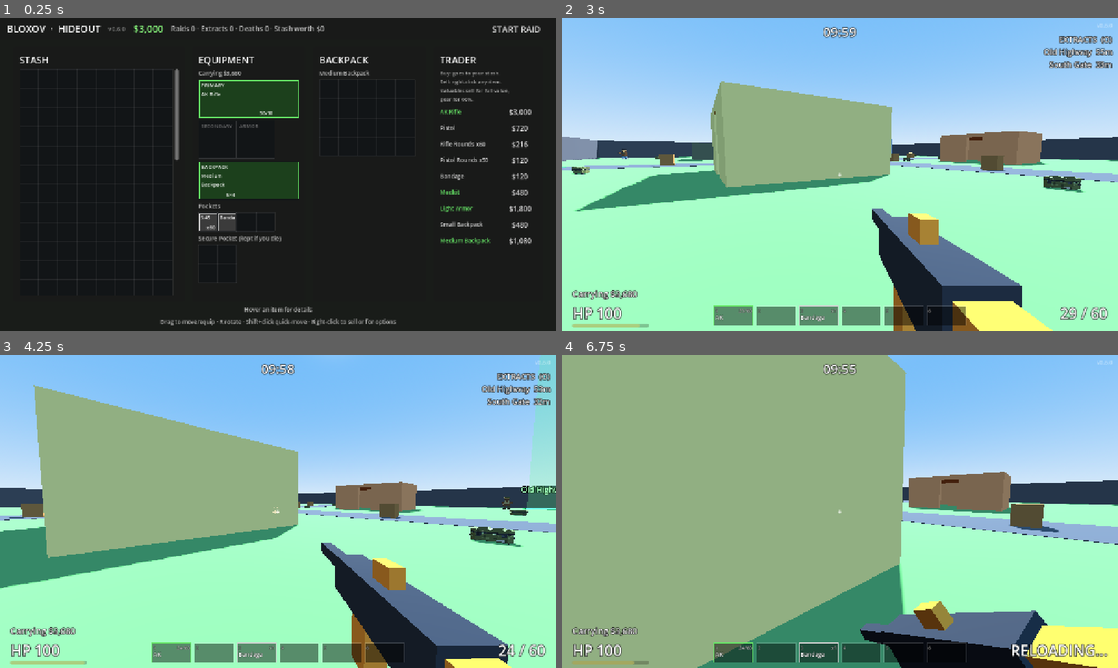
Above: before the commit, frames 1-4 (two rows, left to right).
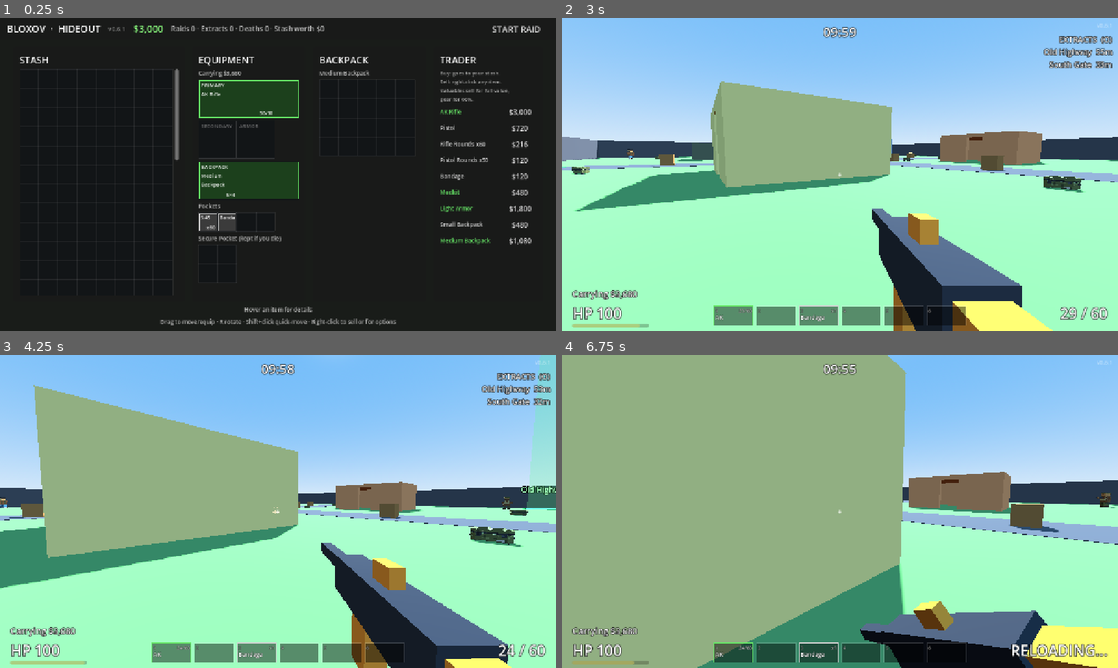
Above: after the commit, the same moments.

Repository: TavishHanda/Bloxov
Game: Godot game, scene res://scenes/hideout.tscn
Two runs of this game, one before a commit and one after it. Both use one fixed random seed, a clock stepped at 60 frames per second and the inputs below. Sound files missing from this copy of the repository are replaced by a short silence.
Inputs (mouse positions are in pixels of both pictures, inside the frame that each line leads up to):
- Up to frame 1 (0.25 s): no input
- Up to frame 2 (3 s): click "START RAID" at 0.5 s; click "PLAY" at 1.25 s; tap Enter at 2 s; move the mouse to (867, 174) at 2.02 s; hold Right mouse button (aim) 2.03-2.78 s; hold W (move_forward) from 2.03 s (still down); click (867, 174) at 2.17 s; tap Space (jump) at 2.27 s; tap C (crouch) at 2.3, 2.85 s; move the mouse to (812, 174) at 2.77 s
- Up to frame 3 (4.25 s): keep holding W (move_forward); tap Space (jump) at 3.02 s; click (250, 511) at 3.05 s; move the mouse to (289, 505) at 3.52 s; press the mouse at (289, 505) at 3.53 s; tap Shift (sprint) at 3.8 s
- Up to frame 4 (6.75 s): keep holding W (move_forward); move the mouse to (834, 517) at 4.27 s; release the mouse at (834, 517) at 4.28 s; tap Shift (sprint) at 4.35 s; click (834, 517) at 4.42 s; tap Space (jump) at 4.52, 5.27, 6.02 s; right-click (834, 517) at 4.55 s; move the mouse to (878, 514) at 5.02 s; hold Right mouse button (aim) 5.03-5.78 s; tap C (crouch) at 5.3, 5.85 s; tap R (reload) at 5.65 s; move the mouse to (795, 508) at 5.77 s; click (795, 508) at 6.05 s; move the mouse to (845, 511) at 6.52 s; hold O (extracts) from 6.53 s (still down); click (845, 511) at 6.67 s

The runs differ from the first frame. In frame 1, less than 0.1% of the frame differs, in the area x 22-23%, y 2-5%; in frame 2, less than 0.1%; in frame 3, less than 0.1%; in frame 4, less than 0.1%, in the area x 96-100%, y 1-49%.

Commit message:
v0.6.1: gradual scav spotting, near misses alert out-of-earshot scavs, re-spot after losing you, calmer wandering
Owner feedback on 0.6.0. Verified locally: smoke test passed 5 runs (new spotting section), main scene clean.

Claude-Session: https://claude.ai/code/session_01UD2sjGi5qVVaB7czBfXX2M

Diff:
--- a/project.godot
+++ b/project.godot
@@ -12,7 +12,7 @@
 
 config/name="Bloxov"
 config/description="Blocky voxel extraction shooter."
-config/version="0.6.0"
+config/version="0.6.1"
 run/main_scene="res://scenes/hideout.tscn"
 config/features=PackedStringArray("4.5", "GL Compatibility")
 
--- a/scripts/gun.gd
+++ b/scripts/gun.gd
@@ -317,6 +317,7 @@
 		end = result.position
 		_handle_hit(result)
 
+	_warn_near_misses(from, end, result.get("collider"))
 	Effects.tracer(world, muzzle.global_position, end)
 	Effects.sound(world, SHOT_SOUND, -4.0)
 	_flash_left = 0.045
@@ -333,6 +334,18 @@
 	player.add_kick(kick.x * recoil_kick_fraction, 0.0)
 	player.add_shake(shake)
 	get_tree().call_group("enemies", "hear_noise", player.global_position, noise_radius)
+
+
+## Enemies a bullet passed close to notice it, even if they're too far away to hear the shot.
+func _warn_near_misses(from: Vector3, end: Vector3, hit: Variant) -> void:
+	for enemy in get_tree().get_nodes_in_group("enemies"):
+		if enemy == hit or not (enemy is Scav):
+			continue
+		var scav := enemy as Scav
+		var chest := scav.global_position + Vector3(0, 1.2, 0)
+		var closest := Geometry3D.get_closest_point_to_segment(chest, from, end)
+		if closest.distance_to(chest) <= scav.near_miss_radius:
+			scav.notice_near_miss(player.global_position)
 
 
 func start_reload() -> void:
--- a/scripts/scav.gd
+++ b/scripts/scav.gd
@@ -23,6 +23,22 @@
 @export var view_angle_deg := 180.0
 ## Chasing a player it can't see: gives up on the last-seen spot after this long and starts searching.
 @export var give_up_time := 6.0
+
+@export_group("Spotting")
+## Seconds a scav needs you in view before it notices you: quick up close, slow far away.
+@export var spot_time_near := 0.25
+@export var spot_time_far := 1.8
+## Crouching or standing still makes you slower to notice; sprinting faster (multipliers on spot time).
+@export var spot_crouch_mult := 1.6
+@export var spot_still_mult := 1.4
+@export var spot_sprint_mult := 0.6
+## Already suspicious (investigating/searching) or re-finding someone it was fighting: notices faster.
+@export var spot_suspicious_mult := 0.6
+@export var spot_reacquire_mult := 0.4
+## After losing sight this briefly, it still keeps tracking you (it was just looking at you).
+@export var reacquire_grace := 0.3
+## A bullet passing this close (meters) gets its attention, even if it's too far to hear the shot.
+@export var near_miss_radius := 2.5
 
 @export_group("Hearing")
 ## How far off a heard sound's spot can be (meters): it investigates *roughly* where the sound came from.
@@ -79,6 +95,8 @@
 ## Where the target was last seen (or where a hit came from), and where a heard sound came from.
 var _last_seen := Vector3.ZERO
 var _goal := Vector3.ZERO
+## 0..1: how close it is to noticing you (fills while you're in view, drains when you're not).
+var _spot := 0.0
 var _state_time := 0.0
 var _lost_sight_time := 0.0
 var _can_see := false
@@ -149,21 +167,21 @@
 	match state:
 		State.IDLE:
 			desired = _wander(delta)
-			if _can_see and _in_view(to_target):
+			if _spotting(delta, to_target, dist, 1.0):
 				_alert(_target.global_position)
 		State.INVESTIGATE:
 			# Walk over to where the sound was, looking that way.
 			var to_goal := _flat(_goal - global_position)
 			_face(to_goal, delta)
 			desired = _steer(to_goal.normalized() * move_speed * investigate_speed)
-			if _can_see and _in_view(to_target):
+			if _spotting(delta, to_target, dist, spot_suspicious_mult):
 				_alert(_target.global_position)
 			elif to_goal.length() < 1.2 or _state_time > 15.0:
 				_set_state(State.SEARCH)
 		State.SEARCH:
 			# Look around the spot, then go back to wandering.
 			rotation.y += delta * 1.2 * _side
-			if _can_see and _in_view(to_target):
+			if _spotting(delta, to_target, dist, spot_suspicious_mult):
 				_alert(_target.global_position)
 			elif _state_time > search_time:
 				_set_state(State.IDLE)
@@ -174,11 +192,14 @@
 				_set_state(State.ENGAGE)
 				_fire_timer = aim_time
 		State.ENGAGE:
+			# Keeps tracking you while it can see you; once it has lost you for a moment it has to re-spot you.
+			var sees := _can_see and (_lost_sight_time < reacquire_grace or _spotting(delta, to_target, dist, spot_reacquire_mult))
 			if dist == INF:
 				_set_state(State.IDLE)
-			elif _can_see:
+			elif sees:
 				_last_seen = _target.global_position
 				_lost_sight_time = 0.0
+				_spot = 0.0
 				_face(to_target, delta)
 				if dist <= shoot_range:
 					desired = _strafe(delta, to_target)
@@ -239,8 +260,35 @@
 			(mesh as GeometryInstance3D).material_overlay = overlay
 
 
+## Fills the spot meter while the target is in view (by distance, stance, movement); true once it's noticed.
+func _spotting(delta: float, to_target: Vector3, dist: float, mult: float) -> bool:
+	if not (_can_see and _in_view(to_target)):
+		_spot = maxf(_spot - delta * 0.5, 0.0)
+		return false
+	var t := lerpf(spot_time_near, spot_time_far, clampf((dist - 5.0) / maxf(sight_range - 5.0, 1.0), 0.0, 1.0))
+	if _target.is_crouching:
+		t *= spot_crouch_mult
+	if _target.is_sprinting():
+		t *= spot_sprint_mult
+	elif _target.horizontal_speed() < 0.5:
+		t *= spot_still_mult
+	_spot += delta / maxf(t * mult, 0.01)
+	return _spot >= 1.0
+
+
+## A bullet from `shooter_pos` passed close by: unaware scavs turn toward roughly where it came from.
+func notice_near_miss(shooter_pos: Vector3) -> void:
+	if state not in [State.IDLE, State.INVESTIGATE, State.SEARCH]:
+		return
+	# The farther the shooter, the rougher its guess.
+	var spread := global_position.distance_to(shooter_pos) * 0.15
+	var guess := shooter_pos + Vector3(randf_range(-1.0, 1.0), 0.0, randf_range(-1.0, 1.0)) * spread
+	_alert(guess)
+
+
 ## Spotted (or got shot by) someone at `known_pos`: radio it in and get ready to fight.
 func _alert(known_pos: Vector3) -> void:
+	_spot = 0.0
 	_last_seen = known_pos
 	_set_state(State.ALERT)
 	Effects.sound_at(get_tree().current_scene, ALERT_SOUND, global_position, -2.0, 0.05)
@@ -345,23 +393,26 @@
 
 
 func _wander(delta: float) -> Vector3:
+	# Calm on purpose: changes its mind every few seconds, mostly small turns, and turns slowly
+	# (so sneaking up behind one is possible).
 	_wander_time -= delta
 	if _wander_time <= 0.0:
-		_wander_time = randf_range(1.5, 4.0)
-		if randf() < 0.4:
+		_wander_time = randf_range(3.5, 8.0)
+		if randf() < 0.5:
 			_wander_dir = Vector3.ZERO
 		else:
-			_wander_dir = Vector3.FORWARD.rotated(Vector3.UP, randf() * TAU)
+			var facing := -global_basis.z
+			_wander_dir = _flat(facing).normalized().rotated(Vector3.UP, randf_range(-1.2, 1.2))
 	if _wander_dir != Vector3.ZERO:
-		_face(_wander_dir, delta)
+		_face(_wander_dir, delta, 2.0)
 	return _wander_dir * move_speed * 0.3
 
 
-func _face(dir: Vector3, delta: float) -> void:
+func _face(dir: Vector3, delta: float, turn_speed := 10.0) -> void:
 	if dir.length_squared() < 0.0001:
 		return
 	var yaw := atan2(-dir.x, -dir.z)
-	rotation.y = lerp_angle(rotation.y, yaw, minf(delta * 10.0, 1.0))
+	rotation.y = lerp_angle(rotation.y, yaw, minf(delta * turn_speed, 1.0))
 
 
 func _in_view(to_target: Vector3) -> bool:
--- a/tests/smoke_test.gd
+++ b/tests/smoke_test.gd
@@ -17,7 +17,7 @@
 
 ## Every section, in the order they run.
 const SECTIONS: Array[String] = [
-	"shoot", "reload", "ads", "accuracy", "recoil", "ttk", "scav_shoots", "knife", "scav_hit", "senses",
+	"shoot", "reload", "ads", "accuracy", "recoil", "ttk", "scav_shoots", "knife", "scav_hit", "senses", "spotting",
 	"movement", "stealth", "jump", "containers", "crate_model", "characters", "grid", "inventory",
 	"equipment", "loot_ui", "dropped_gun", "heal", "extract", "death", "profile", "hideout", "settings",
 	"ghost_stack", "owner_rules",
@@ -829,6 +829,43 @@
 	hunter.queue_free()
 
 
+func _section_spotting() -> void:
+	# Far away it takes a while to notice you; up close almost instantly.
+	var far := _spawn(SCAV_SCENE, player.global_position + Vector3(0, 0, 32)) as Scav
+	_face_player(far)
+	far._wander_time = 99.0
+	far._wander_dir = Vector3.ZERO
+	await create_timer(0.4).timeout
+	_check(far.state == Scav.State.IDLE, "a scav 32 m away hasn't noticed you after 0.4 s")
+	await create_timer(2.5).timeout
+	_check(far.state != Scav.State.IDLE, "...but does after a couple of seconds in view")
+	far.queue_free()
+	var near := _spawn(SCAV_SCENE, player.global_position + Vector3(0, 0, 4)) as Scav
+	_face_player(near)
+	near._wander_time = 99.0
+	near._wander_dir = Vector3.ZERO
+	await create_timer(0.45).timeout
+	_check(near.state != Scav.State.IDLE, "a scav 4 m away notices you almost instantly")
+	near.queue_free()
+
+	# A bullet passing close to a scav that's too far to hear the shot still gets its attention.
+	var distant := _spawn(SCAV_SCENE, player.global_position + Vector3(0, 0, 45)) as Scav
+	distant.look_at(distant.global_position + Vector3(0, 0, 10))  # facing away
+	distant._wander_time = 99.0
+	distant._wander_dir = Vector3.ZERO
+	await physics_frame
+	_check(distant.global_position.distance_to(player.global_position) > gun.noise_radius, "the scav is out of earshot")
+	gun.base_spread_deg = 0.0
+	gun.hip_spread_deg = 0.0
+	_aim(distant.global_position + Vector3(1.2, 1.2, 0))  # just past its shoulder
+	await physics_frame
+	gun.in_mag = gun.mag_size
+	gun.shoot_once()
+	_check(distant.state == Scav.State.ALERT, "a near miss alerts it even out of earshot")
+	distant.queue_free()
+	gun._apply_weapon(gun.weapon)
+
+
 # --- Helpers -------------------------------------------------------------------
 
 ## Points the player's camera at `target` with no recoil.
Not shown, changed: CHANGELOG.md
Not shown, changed: docs/SCAVS_PLAN.md
